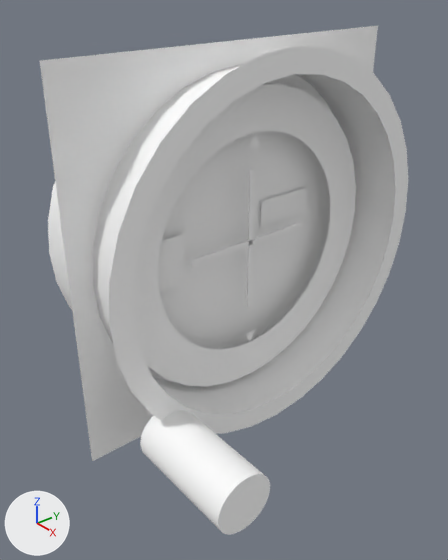
What one commit did to the Blender file dev/blender/instruments/vor2.blend.
Camera for both pictures: a 50 mm lens placed at (-0.2907, -0.1231, 0.0519), pointed at (-0.3783, -0.051, -0.0077). Lighting does not change. The marker at lower left points along +X, +Y and +Z. The older version comes first.

Names of what the first picture shows: 'Case', 'FR', 'Face', 'GS_in_range', 'GS_out_of_range', 'GlideslopeNeedle', 'LocalizerNeedle', 'Ring', 'disk' and 1 more.
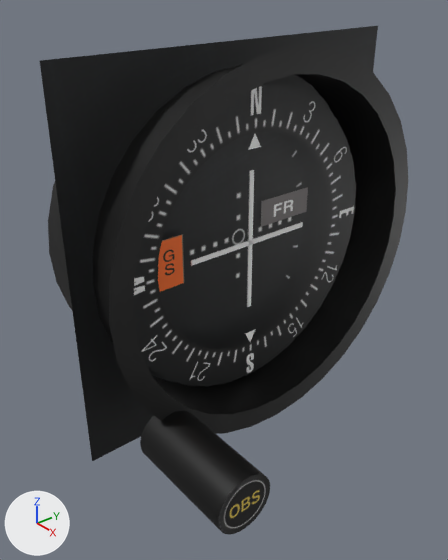
Where the newer file only moved an object's origin or applied its transform, the numbers keep the older frame.

Patch to the scene script:
```diff
--- a/dev/blender/instruments/vor2.blend.py
+++ b/dev/blender/instruments/vor2.blend.py
@@ img_vor_png_000 @@
+img_vor_png_000 = load_image('vor.png.000', '../../../Models/Interior/Panel/Instruments/vor/vor.png', 1024, 1024, 'sRGB')
@@ mat_face @@
-mat_face = diffuse_material('face')
-mat_face.base_color = (1.0, 1.0, 1.0)  # white #ffffff
+mat_face = principled_material('face')
+mat_face.texture = img_vor_png_000
@@ mat_knob @@
-mat_knob = diffuse_material('knob')
-mat_knob.base_color = (1.0, 1.0, 1.0)  # white #ffffff
+mat_knob = principled_material('knob')
+mat_knob.texture = img_vor_png_000
@@ mat_material_001 @@
-mat_material_001 = diffuse_material('Material.001')
-mat_material_001.base_color = (1.0, 1.0, 1.0)  # white #ffffff
+mat_material_001 = principled_material('Material.001')
+mat_material_001.texture = img_vor_png_000
@@ mat_face_002 @@
-mat_face_002 = diffuse_material('face.002')
-mat_face_002.base_color = (1.0, 1.0, 1.0)  # white #ffffff
+mat_face_002 = principled_material('face.002')
+mat_face_002.texture = img_vor_png_000
```

Location of each change, [x1, y1, x2, y2] in pixels of the pictures (448 x 560 px):
'Face', surface changed (white to black)
    both: [40, 26, 378, 461]
'Case', surface changed (white to black)
    both: [48, 46, 408, 434]
'Ring', surface changed (white to black)
    both: [134, 84, 356, 386]
'disk', surface changed (white to black)
    both: [140, 411, 270, 535]
'GS_out_of_range', surface changed (white to brown)
    both: [158, 234, 184, 292]
'FR', surface changed (white to grey)
    both: [261, 187, 308, 227]
'LocalizerNeedle', surface changed
    both: [247, 170, 254, 307]
'GlideslopeNeedle', surface changed
    both: [191, 222, 303, 266]
